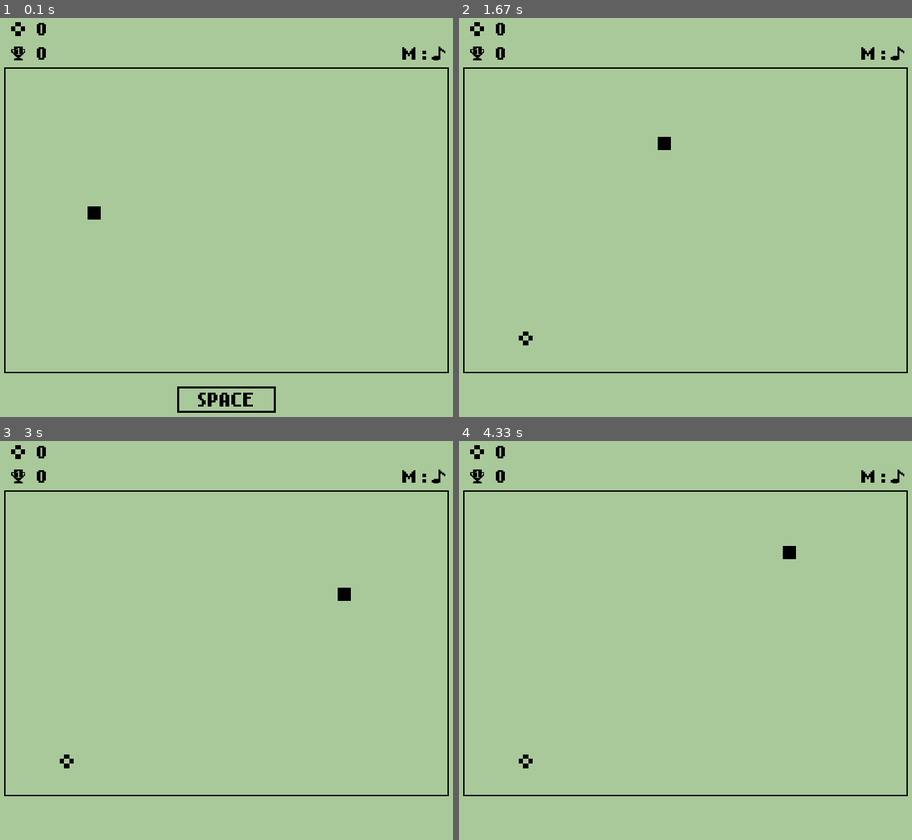
Above: before the commit, frames 1-4 (two rows, left to right).
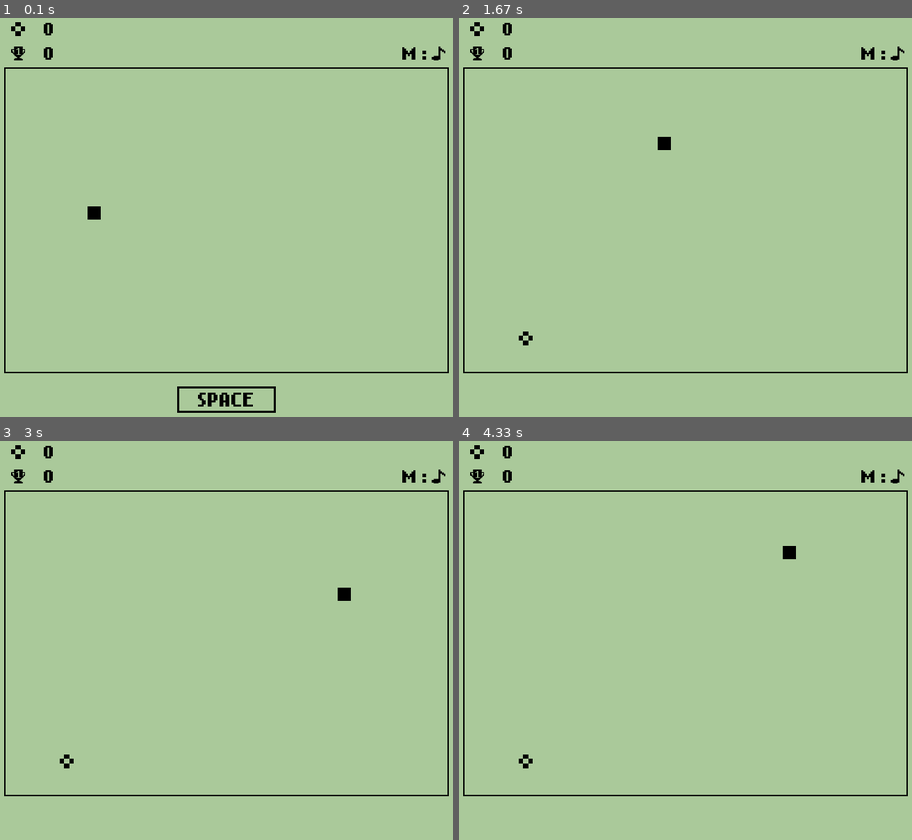
Above: after the commit, the same moments.

Repository: th0tmaker/PyGame
Game: pygame game, started from Snake/__run__.py
Same seed, same stepped clock (60 frames per second), same inputs: the game is played once before the commit and once after it.
Inputs:
- Up to frame 1 (0.1 s): no input
- Up to frame 2 (1.67 s): tap Space at 0.33 s; hold W 1.17-1.63 s
- Up to frame 3 (3 s): hold D 1.67-2.13 s; hold A 2.17-2.7 s; hold S from 2.73 s (still down)
- Up to frame 4 (4.33 s): release S at 3.03 s; hold A 3.07-3.47 s; hold W 3.5-3.87 s; hold D from 3.9 s (still down)

The runs differ from the first frame. In frame 1, 0.2% of the frame differs, in the area x 8-12%, y 1-11%; in frame 2, 0.2%; in frame 3, 0.2%; in frame 4, 0.2%.

Commit message:
Adjusted x coordinates of score and highscore text surface

Diff:
--- a/Snake/main.py
+++ b/Snake/main.py
@@ -87,7 +87,7 @@
         self.window.blit(score_img, score_img_rect)
 
         score_surface = score_txt.render(str(score), True, BLACK)
-        score_rect = score_surface.get_rect(center=(WINDOW_SIZE[0] // 2 - 265, WINDOW_SIZE[1] // 2 - 274))
+        score_rect = score_surface.get_rect(center=(WINDOW_SIZE[0] // 2 - 255, WINDOW_SIZE[1] // 2 - 274))
         self.window.blit(score_surface, score_rect)
 
     def highscore(self):
@@ -98,7 +98,7 @@
         self.window.blit(highscore_img, highscore_img_rect)
 
         highscore_surface = score_txt.render(str(self.high_score), True, BLACK)
-        highscore_rect = highscore_surface.get_rect(center=(WINDOW_SIZE[0] // 2 - 265, WINDOW_SIZE[1] // 2 - 239))
+        highscore_rect = highscore_surface.get_rect(center=(WINDOW_SIZE[0] // 2 - 255, WINDOW_SIZE[1] // 2 - 239))
         self.window.blit(highscore_surface, highscore_rect)
 
     def draw(self):
